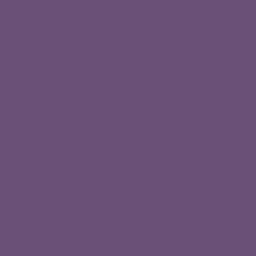
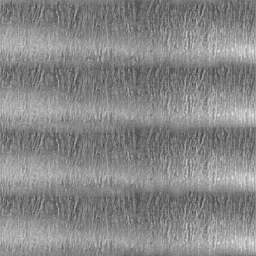
Before/after of a 256 x 256 layered artwork. What changed in the layer stack:
hid group "04" (3 layers) over [0, 0, 256, 256]
painted on "Layer #2" over [0, 0, 256, 256]
painted on "Layer copy #2" over [0, 0, 256, 256]
hid group "03" (3 layers) over [0, 0, 256, 256]
hid group "02" (3 layers) over [0, 0, 256, 256]
painted on "Layer" over [0, 0, 256, 256]
painted on "Layer copy" over [0, 0, 256, 256]
